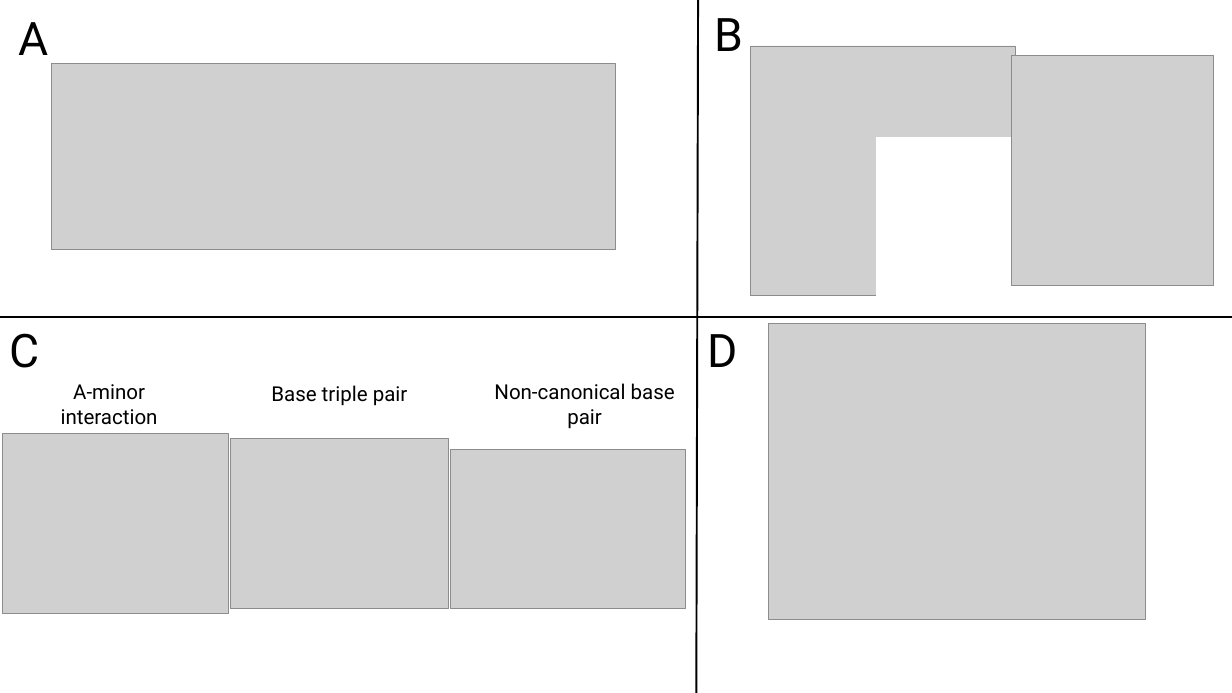
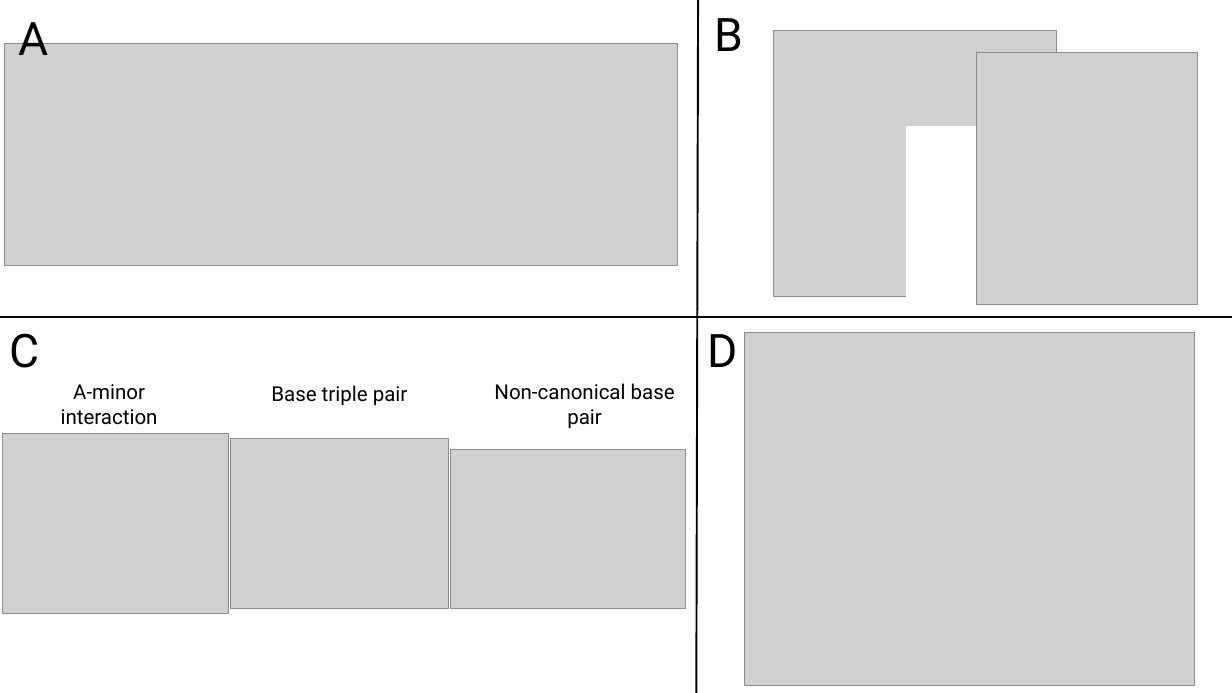
Before and after one commit to Satrand/Masters_GenAI, a slide deck: slide 1 of Figures/Dissertation figures.pptx. Drawn at 1232x693 pixels with LibreOffice and Linux fonts; fonts in the diff are those of the drawing; grey boxes stand for pictures. Boxes give left, top, right and bottom in pixels: in the first picture for what was removed or moved away, otherwise in the second. Text is boxed around its words. In the diff, an @@ line names an element or a change of style, - is before the commit and + after.

```diff
--- a/Figures/Dissertation figures.pptx
+++ b/Figures/Dissertation figures.pptx
@@ picture: place and size @@
-picture at <box>52,64,616,250</box>
+picture at <box>5,43,677,265</box>
@@ picture: place and size @@
-picture at <box>750,46,1016,296</box>
+picture at <box>774,30,1056,297</box>
@@ picture: place and size @@
-picture at <box>1011,55,1214,286</box>
+picture at <box>977,53,1199,305</box>
@@ rectangle: place and size @@
-rectangle at <box>878,138,1058,309</box>
+rectangle at <box>908,127,1088,298</box>
@@ picture: place and size @@
-picture at <box>768,323,1146,619</box>
+picture at <box>745,333,1195,685</box>
```
Also in this commit, not shown: 1 other slide changed.
